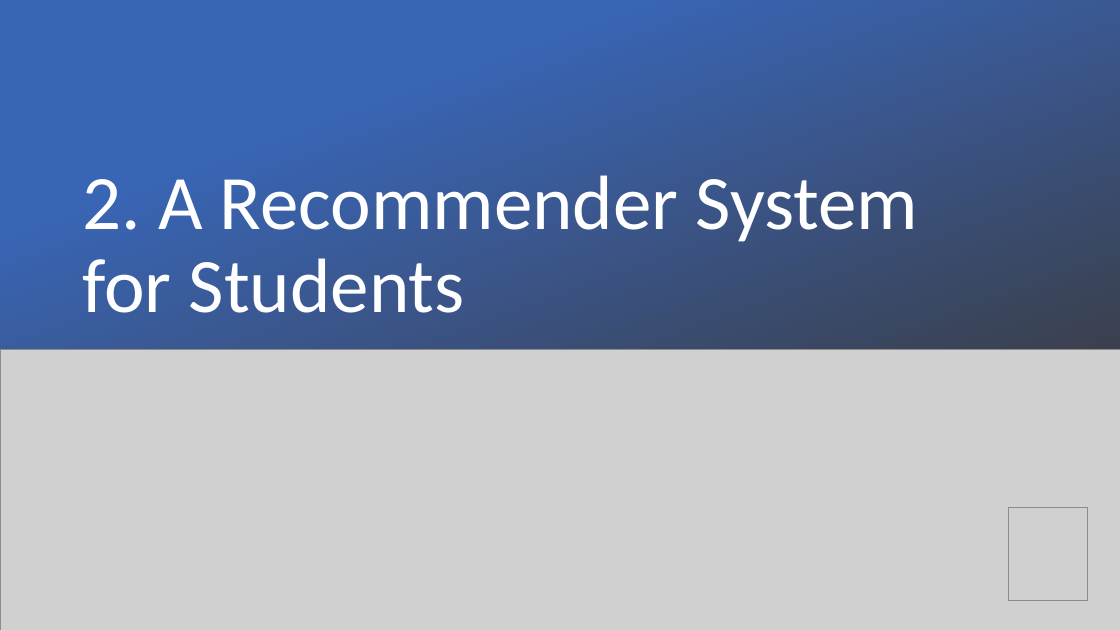
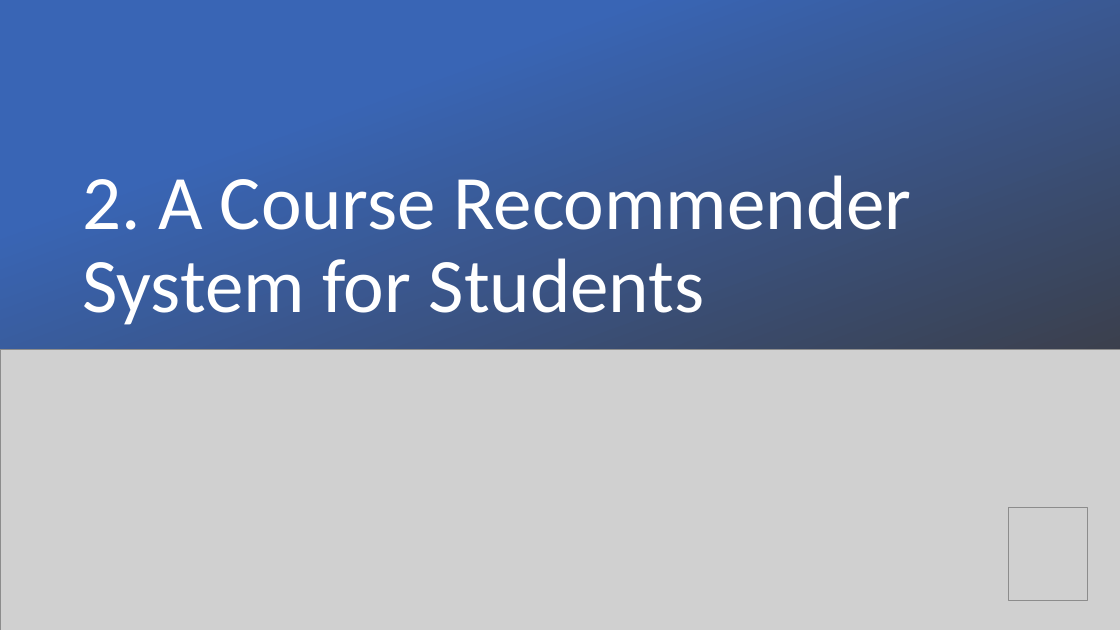
Before and after one commit to DARS-UM/DARS, a slide deck: slide 8 of Output/Communication Material/most recent version.pptx. Drawn at 1120x630 pixels with LibreOffice and Linux fonts; fonts in the diff are those of the drawing; grey boxes stand for pictures. Boxes give left, top, right and bottom in pixels: in the first picture for what was removed or moved away, otherwise in the second. Text is boxed around its words. In the diff, an @@ line names an element or a change of style, - is before the commit and + after.

```diff
--- a/Output/Communication Material/most recent version.pptx
+++ b/Output/Communication Material/most recent version.pptx
@@ title at (x1=82, y1=175, x2=911, y2=325): text changed @@
-2. A Recommender System for Students
+2. A Course Recommender System for Students
```
Also in this commit, not shown: 6 other slides changed, 1 slide added, 1 slide removed, 6 other files.
